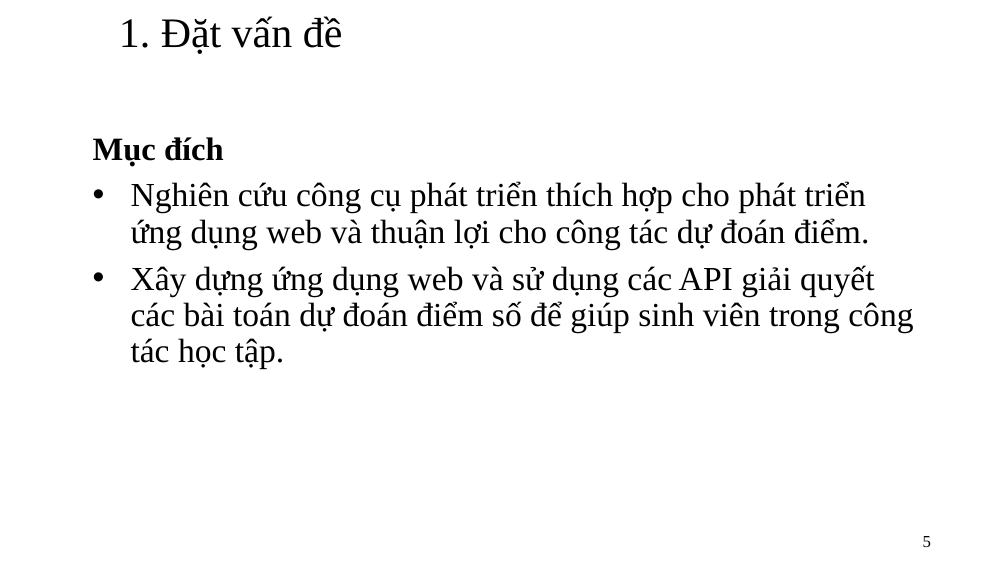
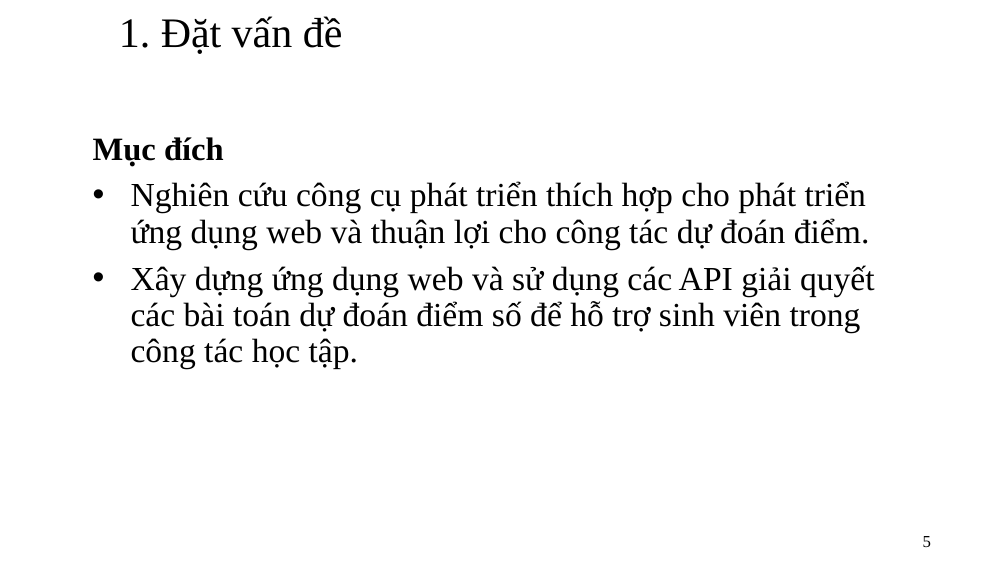
Before and after one commit to trunganhvu/Do_An_Docx, a slide deck: slide 5 of Khóa luận tốt nghiệp .pptx. Drawn at 1008x567 pixels with LibreOffice and Linux fonts; fonts in the diff are those of the drawing. Boxes give left, top, right and bottom in pixels: in the first picture for what was removed or moved away, otherwise in the second. Text is boxed around its words. In the diff, an @@ line names an element or a change of style, - is before the commit and + after.

Commit message:
up

```diff
--- a/Khóa luận tốt nghiệp .pptx
+++ b/Khóa luận tốt nghiệp .pptx
@@ subtitle at [131,265,875,369]: text changed @@
-• Xây dựng ứng dụng web và sử dụng các API giải quyết các bài toán dự đoán điểm số để giúp sinh viên trong công tác học tập.
+• Xây dựng ứng dụng web và sử dụng các API giải quyết các bài toán dự đoán điểm số để hỗ trợ sinh viên trong công tác học tập.
```
Also in this commit, not shown: 5 other slides changed, 2 slides removed.
